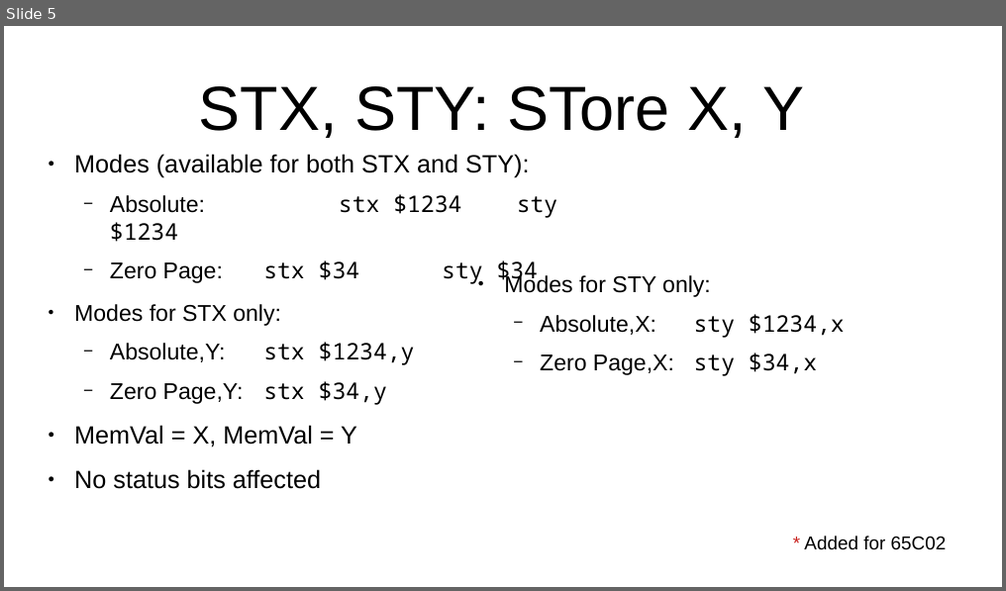
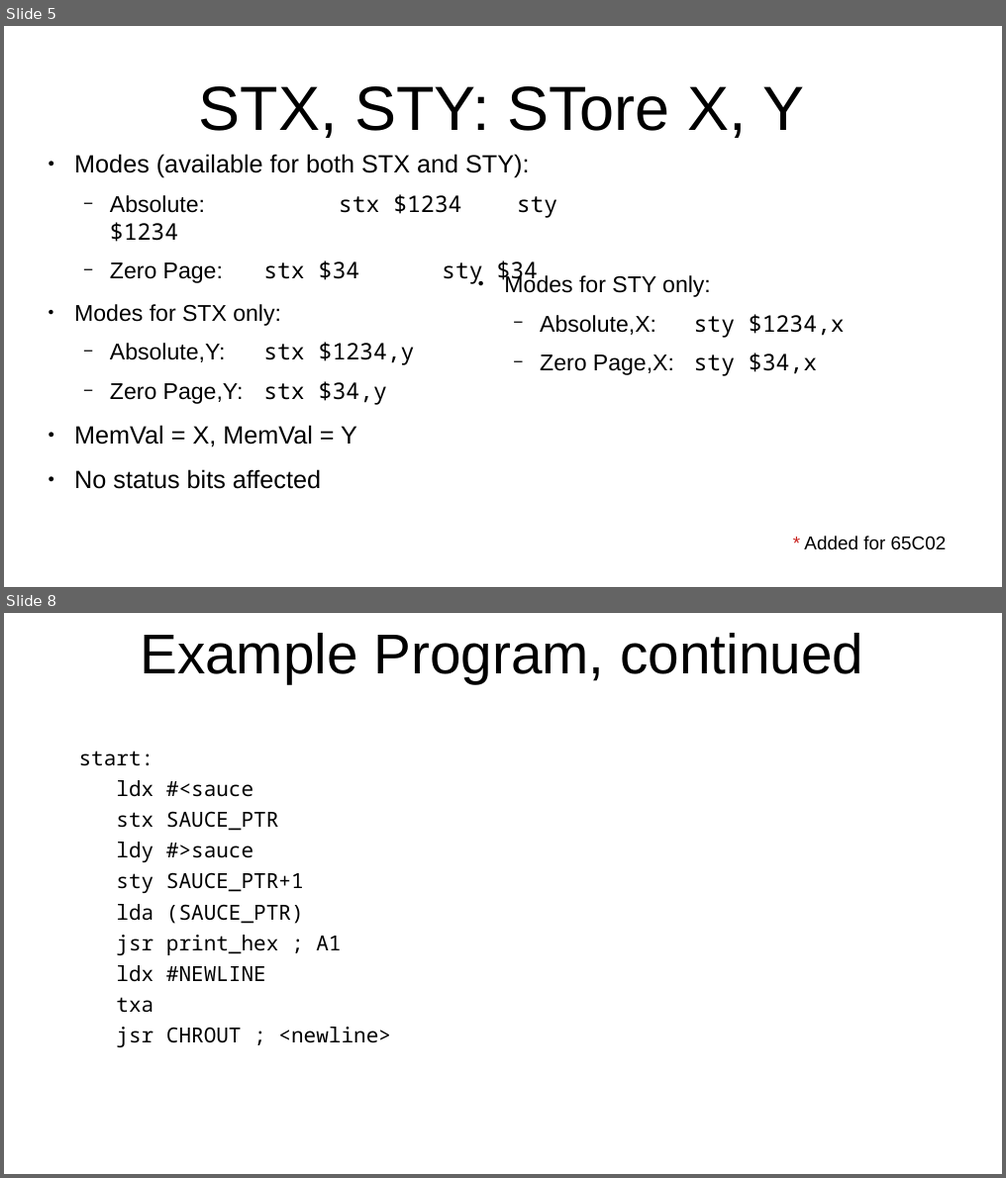
Before and after one commit to SlithyMatt/x16-assembly-tutorial, a slide deck: Lesson7/Lesson7.odp. Shown one above the other, each under a label of ours: slide 5 before the commit, slides 5 and 8 after it; the slides between them are not shown. The pictures are 1006x591 and 1006x1178 pixels, drawn with LibreOffice and Linux fonts; fonts in the diff are those of the drawing. Boxes give left, top, right and bottom in pixels: in the first picture for what was removed or moved away, otherwise in the second. Text is boxed around its words. In the diff, an @@ line names an element or a change of style, - is before the commit and + after.

Commit message:
example program working

```diff
--- a/Lesson7/Lesson7.odp
+++ b/Lesson7/Lesson7.odp
@@ slide 8 added at (4,613,1002,1174), background #FFFFFF @@
@@ title added at (140,633,863,684), 54 pt, text #000000 @@
+Example Program, continued
@@ text added at (79,751,391,1048), 20 pt, text #000000 @@
+start:
+ldx #<sauce
+stx SAUCE_PTR
+ldy #>sauce
+sty SAUCE_PTR+1
+lda (SAUCE_PTR)
+jsr print_hex ; A1
+ldx #NEWLINE
+txa
+jsr CHROUT ; <newline>
```
Also in this commit, not shown: 2 slides changed, 2 other slides added, 2 other files.
